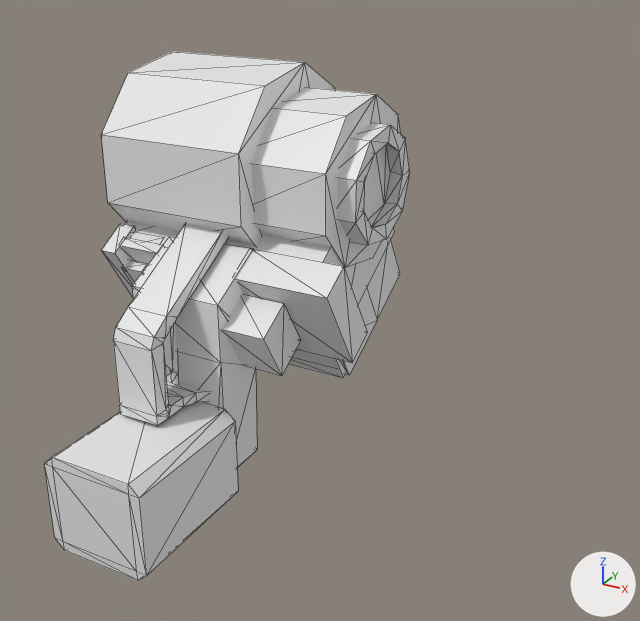
An edit to the OBJ model software/models/atlas_v4/meshes/l_clav.obj, drawn before and after from the same camera.
Rendered twice from a camera (50 mm lens) standing at (0.203, -0.431, 0.255) and looking at (-0.034, -0.001, 0.039). The axes (+X, +Y, +Z) are drawn at lower right. The lights are the same throughout. Mesh edges are drawn as thin lines. Where no turn or scale is listed for an object, it has been applied to the vertices.

Names of what the first picture shows: 'l_clav'.
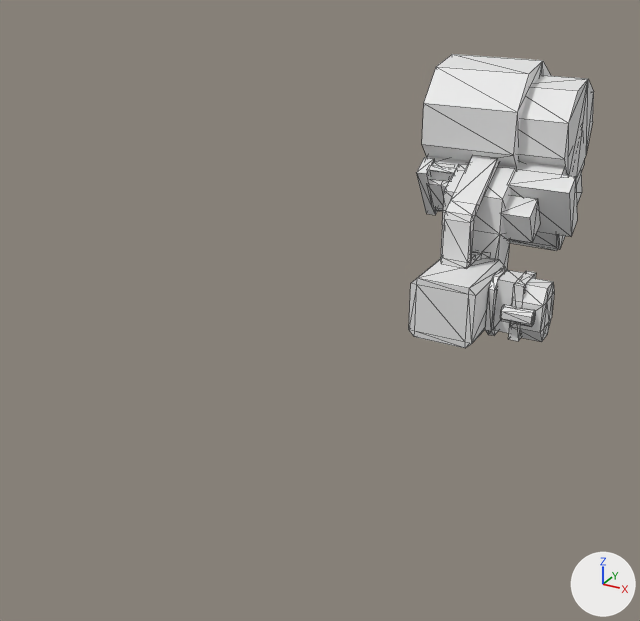
What differs and where, as boxes [x1, y1, x2, y2] in the pictures (640 x 621 px; the box of a moved part takes in the faces that stretch with it):
'l_clav', reshaped (49% narrower, 44% shorter): before [44, 51, 410, 581]; after [409, 54, 594, 348]
part 1 of me_l_clav, moved or reshaped: before [101, 51, 335, 246]; after [422, 54, 551, 168]
part 2 of me_l_clav, moved or reshaped: before [113, 224, 228, 426]; after [442, 156, 499, 268]
part 3 of me_l_clav, moved or reshaped: before [132, 237, 257, 468]; after [440, 164, 517, 269]
part 4 of me_l_clav, moved or reshaped: before [292, 240, 400, 375]; after [510, 171, 582, 250]
part 5 of me_l_clav, added: after [509, 271, 536, 341]
part 6 of me_l_clav, added: after [494, 270, 524, 333]
part 7 of me_l_clav, moved or reshaped: before [252, 87, 401, 268]; after [518, 75, 594, 178]
part 8 of me_l_clav, moved or reshaped (not visible afterwards): before [163, 324, 178, 376]
part 9 of me_l_clav, moved or reshaped: before [44, 402, 238, 581]; after [409, 258, 505, 348]
part 10 of me_l_clav, moved or reshaped: before [121, 260, 148, 285]; after [426, 179, 449, 208]
part 11 of me_l_clav, deleted: before [101, 123, 410, 378]
part 12 of me_l_clav, added: after [416, 156, 584, 342]

What changed in the scene script:
```text
Change me_l_clav:
    used by ob_l_clav; location = (0.0, 0.0, 0.0)
    remove me_l_clav.from_pydata(...)  # 288 vertices, 492 faces; spans x -0.087..0.047, y -0.221..-0.041, z 0.015..0.198
    add me_l_clav.from_pydata(...)  # 326 vertices, 556 faces; spans x -0.055..0.065, y 0.114..0.293, z -0.024..0.159
    me_l_clav part 1: the loose piece of 18 vertices spanning x -0.07..0.003, y -0.136..-0.041, z 0.108..0.198 is moved by (0.016, 0.334, -0.039)
    me_l_clav part 2: the loose piece of 42 vertices spanning x -0.038..-0.003, y -0.184..-0.125, z 0.062..0.133 is moved by (0.016, 0.334, -0.039)
    me_l_clav part 3: the loose piece of 20 vertices spanning x -0.042..0.006, y -0.157..-0.106, z 0.016..0.126 is moved by (0.016, 0.334, -0.039)
    me_l_clav part 4: the loose piece of 16 vertices spanning x -0.057..0.035, y -0.112..-0.041, z 0.057..0.115 is moved by (0.016, 0.334, -0.039)
    me_l_clav part 5: a new loose piece, a box spanning x 0.0429..0.0502, y 0.1415..0.1715, z -0.0215..0.0211
    me_l_clav part 6: a new loose piece, a box spanning x 0.03..0.05, y 0.145..0.167, z -0.019..0.021
    me_l_clav part 7: the loose piece of 18 vertices spanning x -0.015..0.038, y -0.126..-0.047, z 0.112..0.187 is moved by (0.016, 0.334, -0.039)
    me_l_clav part 8: the loose piece of 24 vertices spanning x -0.024..-0.02, y -0.18..-0.155, z 0.066..0.112 is moved by (0.016, 0.334, -0.039)
    me_l_clav part 9: the loose piece of 24 vertices spanning x -0.039..0.009, y -0.221..-0.156, z 0.015..0.061 is moved by (0.016, 0.335, -0.037)
    me_l_clav part 10: the loose piece of 16 vertices spanning x -0.064..-0.042, y -0.145..-0.12, z 0.081..0.11 is moved by (0.016, 0.334, -0.039)
    me_l_clav part 11: 9 loose pieces with 110 vertices, spanning x -0.087..0.047, y -0.155..-0.054, z 0.058..0.175, are deleted
    me_l_clav part 12
    92 vertices are added at x -0.055..0.065, y 0.133..0.256, z -0.024..0.116
    12 new vertices lie (0.022, 0.0, 0.0) away from vertices in x -0.048..0.038, y 0.133..0.224, z -0.006..0.082
    8 new vertices lie (0.021, 0.0, 0.0) away from vertices in x 0.044, y 0.141..0.17, z -0.022..0.02
    8 new vertices lie (0.004, 0.0, 0.0) away from vertices in x 0.026, y 0.139..0.172, z -0.024..0.022
    6 new vertices lie (0.0, 0.008, 0.0) away from vertices in x 0.026..0.065, y 0.139..0.141, z -0.017..0.015
    6 new vertices lie (0.0, 0.024, -0.039) away from vertices in x -0.055..0.063, y 0.191..0.256, z 0.077..0.116
    216 new faces join them
```
